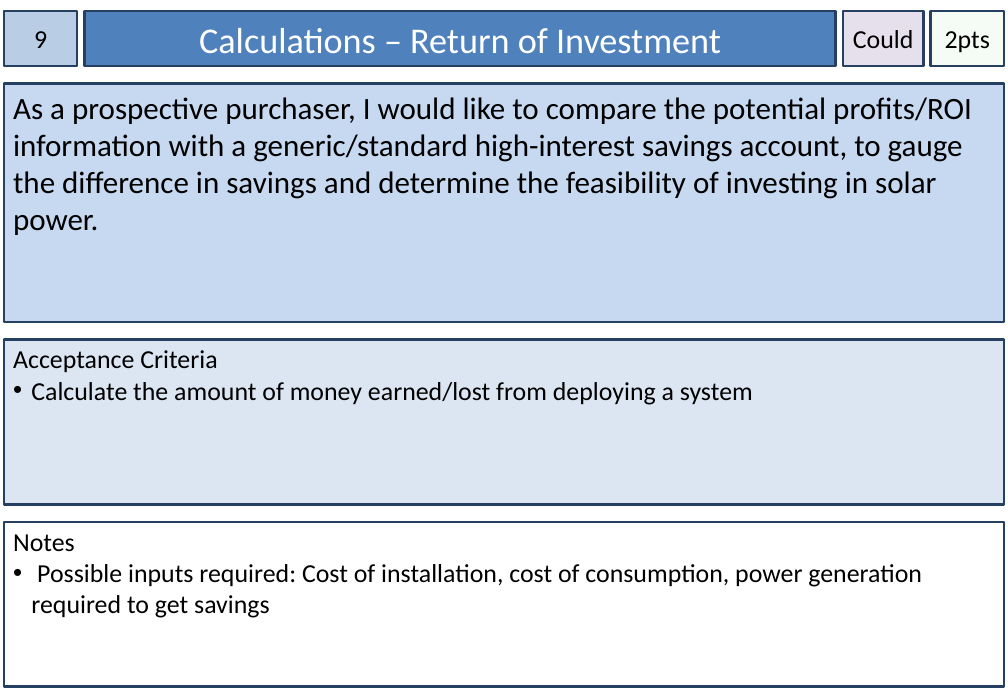
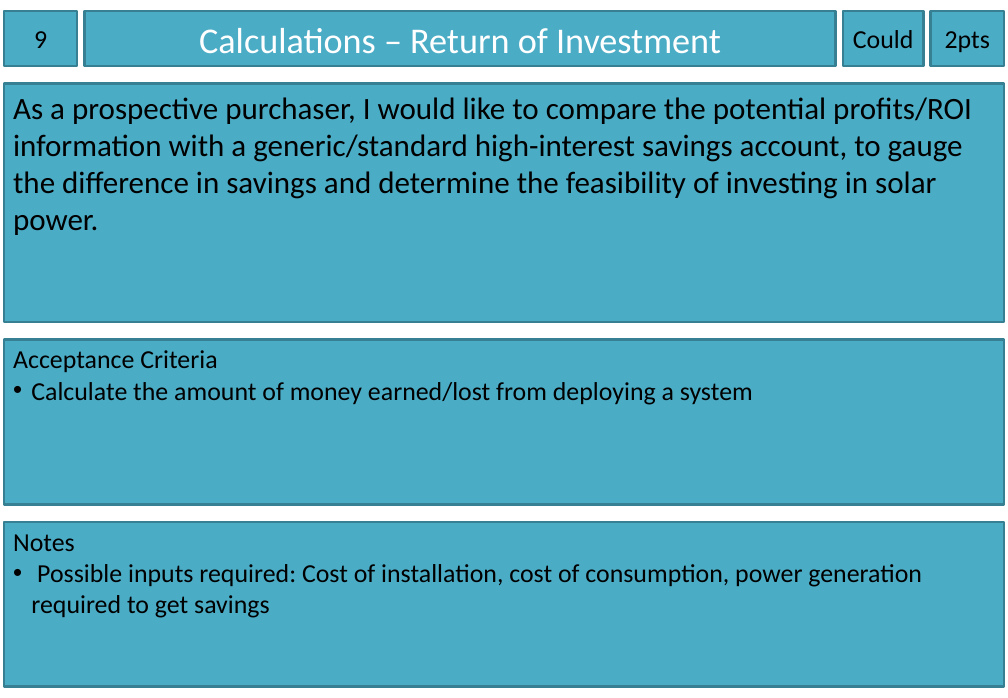
Before and after one commit to blackoutinn372/BlackoutSolarCalculator, a slide deck: slide 10 of com.blackout.solarpanelcalculator/docs/Blackout - Story Cards 2012-09-17.pptx. Drawn at 1008x698 pixels with LibreOffice and Linux fonts; fonts in the diff are those of the drawing. Boxes give left, top, right and bottom in pixels: in the first picture for what was removed or moved away, otherwise in the second. Text is boxed around its words. In the diff, an @@ line names an element or a change of style, - is before the commit and + after.

```diff
--- a/com.blackout.solarpanelcalculator/docs/Blackout - Story Cards 2012-09-17.pptx
+++ b/com.blackout.solarpanelcalculator/docs/Blackout - Story Cards 2012-09-17.pptx
@@ rectangle "9" at [4, 11, 77, 66]: fill #B9CDE5 to #4BACC6; outline #254061 2 pt to #377F92 2 pt @@
@@ rectangle "Calculations – Return of Investment" at [85, 11, 836, 66]: fill #4F81BD to #4BACC6; outline #254061 2 pt to #377F92 2 pt @@
@@ rectangle "Could" at [843, 11, 924, 66]: fill #E6E0EC to #4BACC6; outline #254061 2 pt to #377F92 2 pt @@
@@ rectangle "2pts" at [931, 11, 1004, 66]: fill #CCF0CD at 20% opacity to #4BACC6; outline #254061 2 pt to #377F92 2 pt @@
@@ rectangle "As a prospective purchaser, I ..." at [4, 84, 1004, 322]: fill #C6D9F1 to #4BACC6; outline #254061 2 pt to #377F92 2 pt @@
@@ rectangle "Acceptance Criteria" at [4, 340, 1004, 504]: fill #DCE6F2 to #4BACC6; outline #254061 2 pt to #377F92 2 pt @@
@@ rectangle "Notes" at [4, 522, 1004, 687]: fill #FFFFFF to #4BACC6; outline #254061 2 pt to #377F92 2 pt @@
```
Also in this commit, not shown: 2 other slides changed, 1 slide added, 5 other files.
